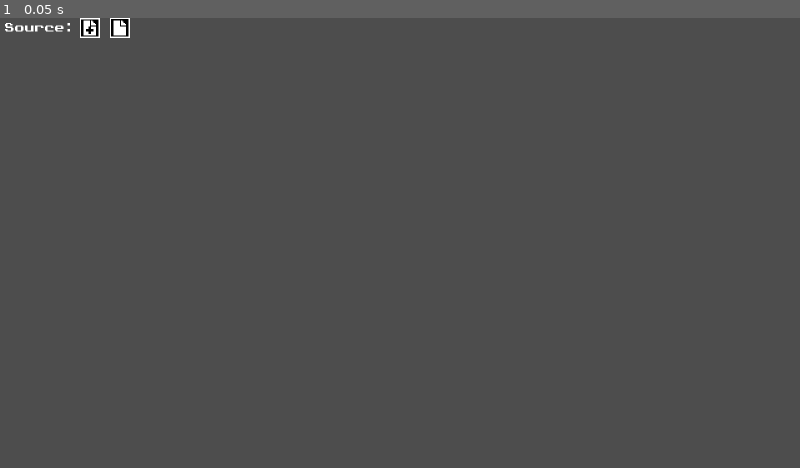
Above: before the commit, frame 1.
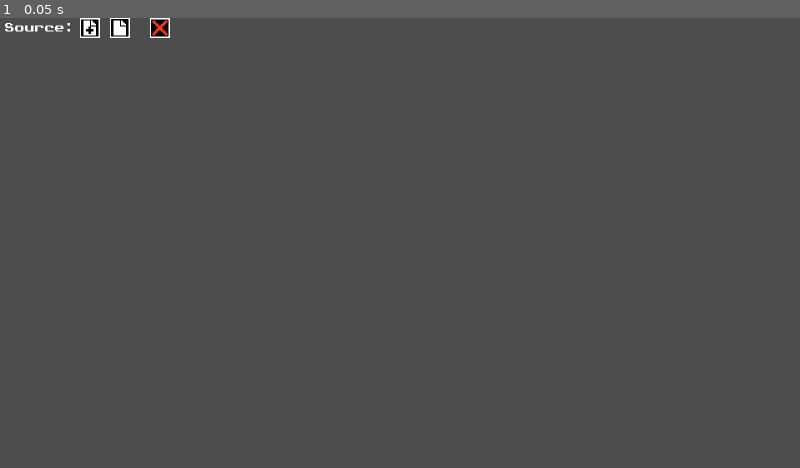
Above: after the commit, the same moment.

Repository: Tsank35/SMB1R-Resource-Pack-Tool
Game: Godot game, scene res://Scenes/Components/Music/MusicSource.tscn
The game is run twice, just before and just after one commit, with the same random seed, the same clock (stepped at 60 frames per second) and the same inputs. This scene is started directly instead of the project's main scene.
Inputs:
- Up to frame 1 (0.05 s): no input

The runs differ from the first frame. In frame 1, 0.1% of the frame differs, in the area x 18-22%, y 0-5%.

Commit message:
Added delete button to MusicSource

Diff:
--- a/Scenes/Components/Music/MusicSource.tscn
+++ b/Scenes/Components/Music/MusicSource.tscn
@@ -6,6 +6,7 @@
 [ext_resource type="Texture2D" uid="uid://7bnuvbk2e54c" path="res://Assets/Buttons/Audio.png" id="4_4l86o"]
 [ext_resource type="Texture2D" uid="uid://j6xwryggn6rv" path="res://Assets/Buttons/PreviewJSON.png" id="5_mfr6o"]
 [ext_resource type="PackedScene" uid="uid://dsy1eplt5qs6j" path="res://Scenes/Components/Music/BGMBlock.tscn" id="5_x06si"]
+[ext_resource type="PackedScene" uid="uid://qhgbpavbrsf" path="res://Scenes/Components/Buttons/DeleteButton.tscn" id="6_141u8"]
 
 [node name="MusicSource" type="VBoxContainer" node_paths=PackedStringArray("label", "listen_button", "preview_bgm_button", "bgm_blocks") groups=["Music Sources"]]
 offset_right = 112.0
@@ -50,6 +51,13 @@
 focus_mode = 0
 texture_normal = ExtResource("5_mfr6o")
 
+[node name="Spacer" type="Control" parent="Source"]
+layout_mode = 2
+size_flags_horizontal = 3
+
+[node name="DeleteButton" parent="Source" instance=ExtResource("6_141u8")]
+layout_mode = 2
+
 [node name="Normal" parent="." node_paths=PackedStringArray("source") instance=ExtResource("5_x06si")]
 visible = false
 layout_mode = 2
@@ -64,3 +72,4 @@
 [connection signal="file_selected" from="Source/FileButton" to="." method="select_file"]
 [connection signal="pressed" from="Source/ListenButton" to="." method="listen"]
 [connection signal="pressed" from="Source/PreviewBGMButton" to="." method="preview_bgm"]
+[connection signal="deletion_confirmed" from="Source/DeleteButton" to="." method="queue_free"]
Not shown: 1 places in Scenes/Components/Music/MusicSource.tscn that only renumber resources
